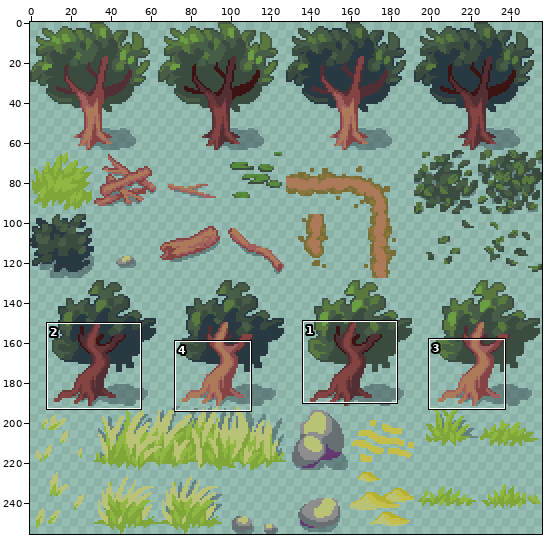
Two states of a sprite sheet, art/map tiles/nature sprite sheet.png. Above: a wide view before the commit, with the close-up outlined.
Close-up. Before:
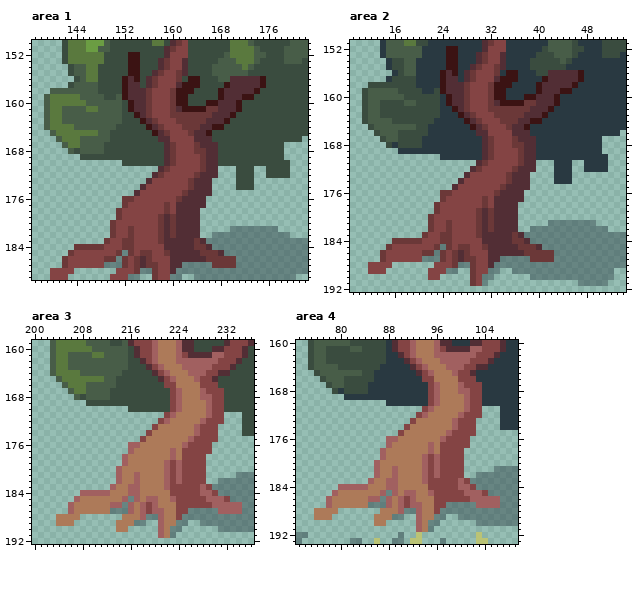
The file is 256x256 pixels. Shown: area 1: x 137..182, y 150..189; area 2: x 9..54, y 151..192; area 3: x 200..236, y 159..192; area 4: x 73..109, y 160..193. The commit also changed other parts of the picture, which this record leaves out.
New version:
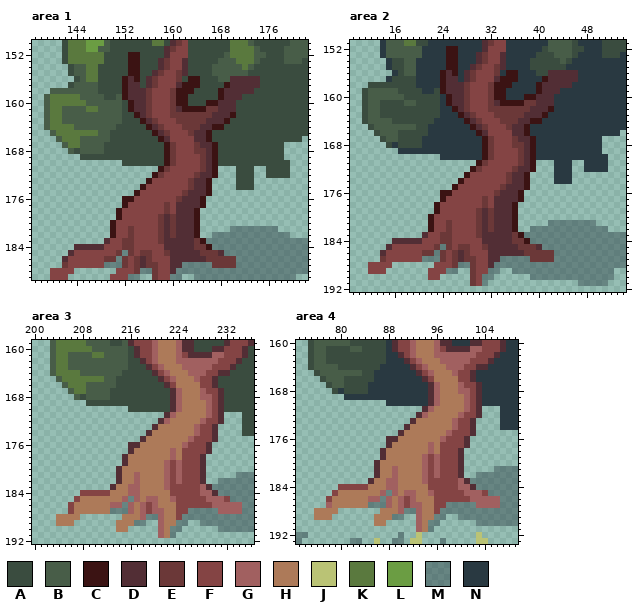
Palette (. is transparent): A #3a4c3f  B #485d48  C #3b1313  D #522e35  E #6b3838  F #844444  G #a16060  H #ad7a59  J #bac375  K #5a793e  L #6b9d43  M #2939416e  N #293941
From old to new:
Area 1:
Colour C gives way to colour A in rows 156 to 157 at x 175; in row 158 at x 174; in row 159 at x 172 to 173; in rows 160 to 161 at x 171.
Colour D gives way to colour C in row 166 at x 158 and 166; in rows 167 to 170 at x 159 and 167; in row 171 at x 158 and 167; in row 172 at x 157 and 167; in row 173 at x 156 and 166; in row 174 at x 155 and 166.
Colour D gives way to colour C in row 175 at x 154 and 166; in rows 176 to 177 at x 165; in rows 178 to 182 at x 164; in row 183 at x 165; in row 184 at x 166.
Colour E gives way to colour C in row 176 at x 152 to 153; in row 177 at x 152; in rows 178 to 179 at x 151; in rows 180 to 182 at x 150.
Colour E gives way to colour D in row 183 at x 149; in row 184 at x 144 to 148; in row 185 at x 143; in row 186 at x 142.
Area 2:
Colour D gives way to colour C in row 166 at x 30 and 38; in rows 167 to 170 at x 31 and 39; in row 171 at x 30 and 39; in row 172 at x 29 and 39; in row 173 at x 28 and 38; in row 174 at x 27 and 38.
Colour D gives way to colour C in row 175 at x 26 and 38; in rows 176 to 177 at x 37; in rows 178 to 182 at x 36; in row 183 at x 37; in row 184 at x 38.
Colour E gives way to colour C in row 176 at x 24 to 25; in row 177 at x 24; in rows 178 to 179 at x 23; in rows 180 to 182 at x 22.
Colour E gives way to colour D in row 183 at x 21; in row 184 at x 16 to 20; in row 185 at x 15; in row 186 at x 14.
Colour C gives way to colour N in rows 156 to 157 at x 47; in row 158 at x 46; in row 159 at x 44 to 45; in rows 160 to 161 at x 43.
Area 3:
Colour F gives way to colour D in row 166 at x 222 and 230; in rows 167 to 170 at x 223 and 231; in row 171 at x 222 and 231; in row 172 at x 221 and 231; in row 173 at x 220 and 230; in row 174 at x 219 and 230.
Colour F gives way to colour D in row 175 at x 218 and 230; in rows 176 to 177 at x 229; in rows 178 to 182 at x 228; in row 183 at x 229; in row 184 at x 230.
Colour G gives way to colour D in row 176 at x 216 to 217; in row 177 at x 216; in rows 178 to 179 at x 215; in rows 180 to 182 at x 214; in row 183 at x 213.
Colour G gives way to colour F in row 184 at x 208 to 212; in row 185 at x 207; in rows 186 to 187 at x 206.
Area 4:
Colour F gives way to colour D in row 166 at x 94 and 102; in rows 167 to 170 at x 95 and 103; in row 171 at x 94 and 103; in row 172 at x 93 and 103; in row 173 at x 92 and 102; in row 174 at x 91 and 102.
Colour F gives way to colour D in row 175 at x 90 and 102; in rows 176 to 177 at x 101; in rows 178 to 182 at x 100; in row 183 at x 101; in row 184 at x 102.
Colour G gives way to colour D in row 176 at x 88 to 89; in row 177 at x 88; in rows 178 to 179 at x 87; in rows 180 to 182 at x 86; in row 183 at x 85.
Colour G gives way to colour F in row 184 at x 80 to 84; in row 185 at x 79; in row 186 at x 78.
